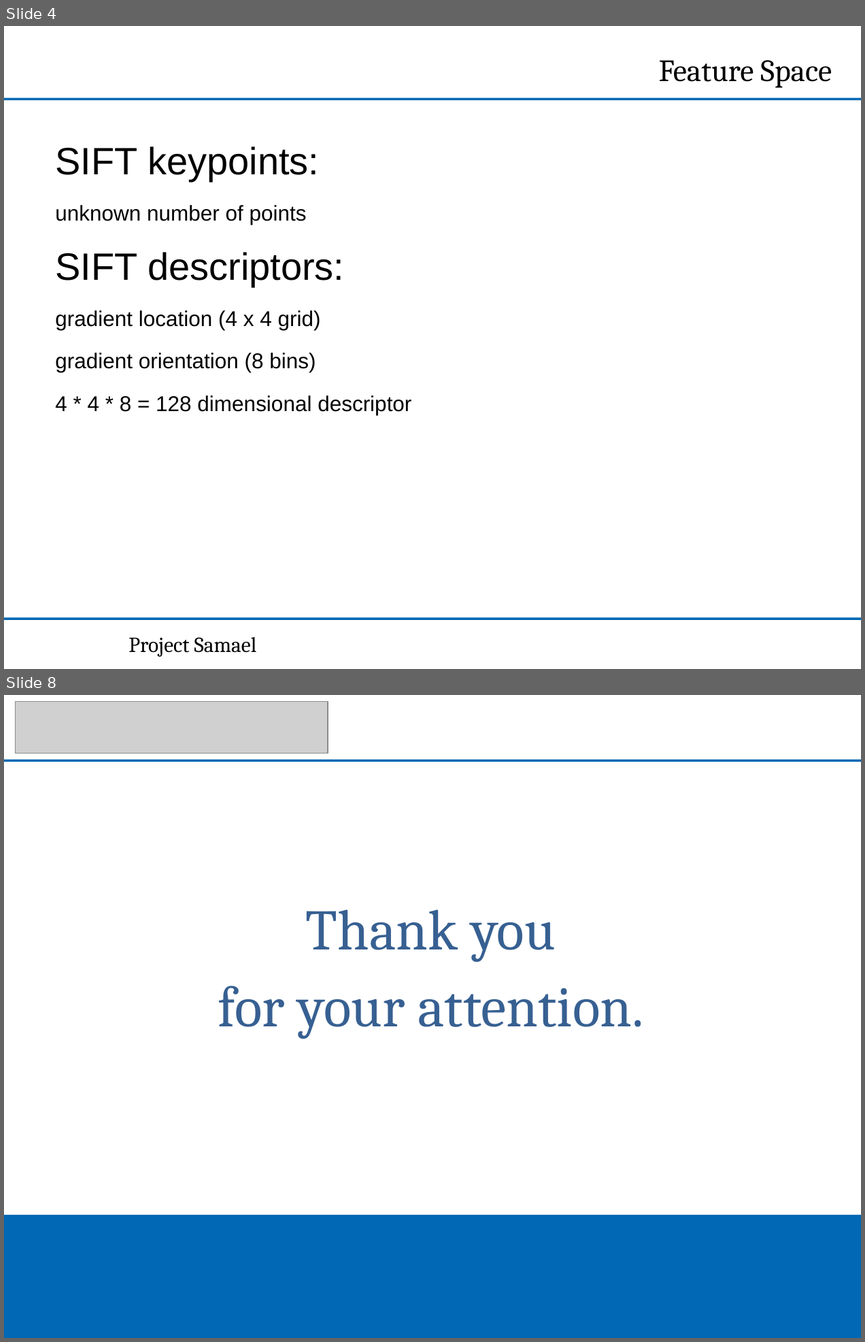
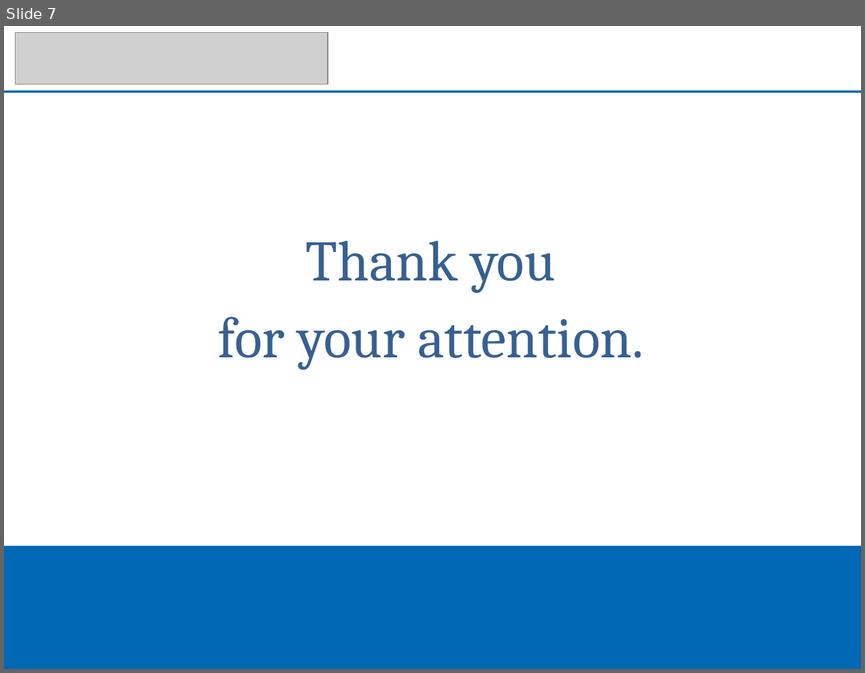
Before and after one commit to NPTricky/img-classification-ss13, a slide deck: doc/PPT-2013-07-10/m3-presentation.ppt. Shown one above the other, each under a label of ours: slides 4 and 8 before the commit, slide 7 after it; the slides between them are not shown. The pictures are 865x1342 and 865x673 pixels, drawn with LibreOffice and Linux fonts; fonts in the diff are those of the drawing; grey boxes stand for pictures; background and template pictures are left out. Boxes give left, top, right and bottom in pixels: in the first picture for what was removed or moved away, otherwise in the second. Text is boxed around its words. In the diff, an @@ line names an element or a change of style, - is before the commit and + after.

```diff
--- a/doc/PPT-2013-07-10/m3-presentation.ppt
+++ b/doc/PPT-2013-07-10/m3-presentation.ppt
@@ slide 4 removed at box(4, 26, 861, 669), background #FFFFFF @@
@@ free removed at box(449, 46, 841, 92) @@
-Feature Space
@@ freeform shape removed at box(4, 98, 861, 101) @@
@@ text removed at box(55, 146, 411, 415) @@
-SIFT keypoints:
-unknown number of points
-SIFT descriptors:
-gradient location (4 x 4 grid)
-gradient orientation (8 bins)
-4 * 4 * 8 = 128 dimensional descriptor
@@ freeform shape removed at box(4, 617, 861, 620) @@
@@ text removed at box(128, 637, 257, 656) @@
-Project Samael
@@ what was slide 8 is now slide 7 @@
```
Also in this commit, not shown: 3 slides changed, 2 slides added, 2 other slides removed.
